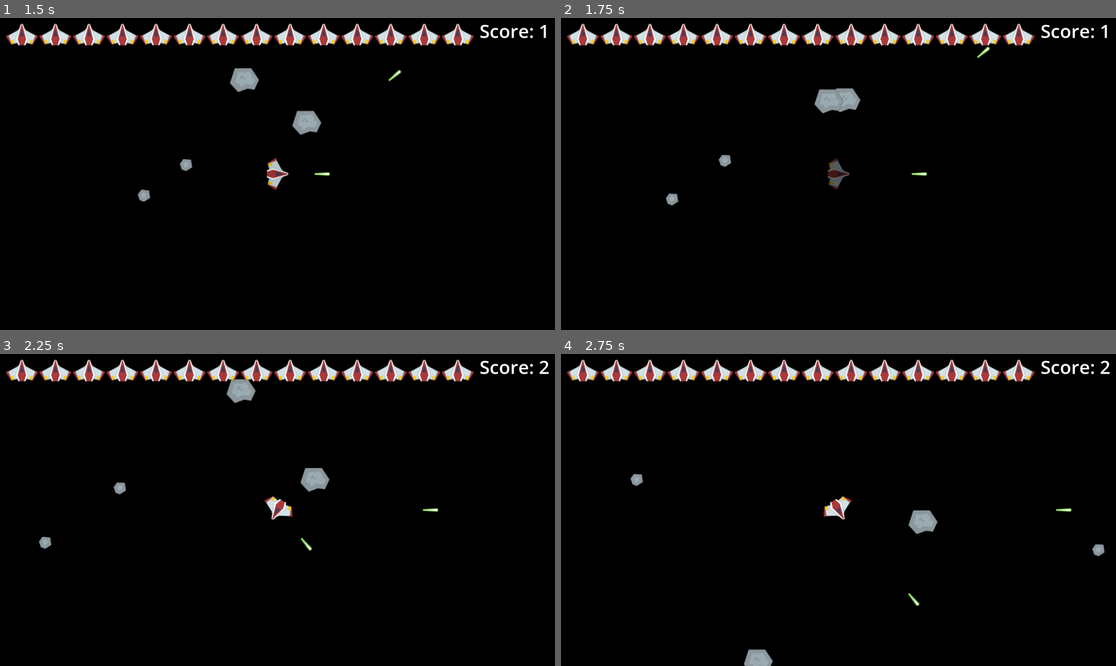
Above: before the commit, frames 1-4 (two rows, left to right).
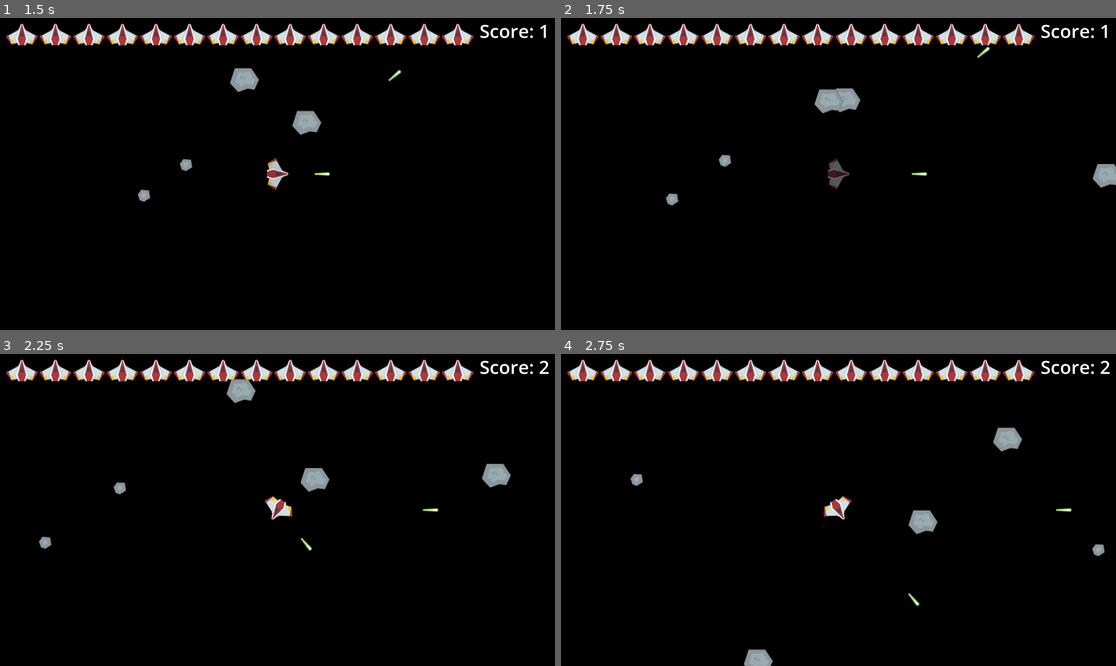
Above: after the commit, the same moments.

Repository: Dripcoding/godot-asteroids
Game: Godot game, scene res://game.tscn
Two runs of this game, one before a commit and one after it. Both use one fixed random seed, a clock stepped at 60 frames per second and the inputs below.
Inputs:
- Up to frame 1 (1.5 s): hold D (right) 0.53-1.28 s; tap Space (shoot) at 0.6, 1.35 s; hold S (down) from 1.28 s (still down)
- Up to frame 2 (1.75 s): keep holding S (down)
- Up to frame 3 (2.25 s): release S (down) at 2.03 s; hold D (right) from 2.03 s (still down); tap Space (shoot) at 2.1 s
- Up to frame 4 (2.75 s): keep holding D (right)

Frame 1 is identical in both runs. In frame 2, 0.3% of the frame differs, in the area x 95-100%, y 46-55%; in frame 3, 0.3%, in the area x 86-93%, y 35-43%; in frame 4, 0.3%.

Commit message:
clean up

Diff:
--- a/asteroid.gd
+++ b/asteroid.gd
@@ -1,16 +1,16 @@
 extends Area2D
 
 
-@export var health: int = 3
+const sizes: Array[String] = ['big', 'med', 'small', 'tiny']
+const MAX_HEALTH: int = 3
+const SHIELD_SPAWN_BUFFER: float = 20.0
+const SHIELD_DEFLECT_SPREAD_DEG: float = 30.0
+
+@export var health: int = MAX_HEALTH
 @export var current_size: String = 'big'
 @export var color: String = 'Grey'
 @export var min_speed: float = 300.0
 @export var max_speed: float = 500.0
-
-
-const sizes: Array[String] = ['big', 'med', 'small', 'tiny']
-const SHIELD_SPAWN_BUFFER: float = 20.0
-const SHIELD_DEFLECT_SPREAD_DEG: float = 30.0
 
 
 var asteroid_scene: PackedScene = preload('res://asteroid.tscn')
@@ -76,7 +76,7 @@
 	is_hit = true
 	health -= 1
 	if health >= 0:
-		current_size = sizes[3 - health]
+		current_size = sizes[MAX_HEALTH - health]
 		if current_size != 'tiny':
 			spawn_children(area, shield)
 	# free asteroid that was hit
@@ -107,11 +107,11 @@
 		child.global_position = global_position
 		child.current_size = current_size
 		child.color = color
-		child.health = 3 - sizes.find(current_size)
+		child.health = MAX_HEALTH - sizes.find(current_size)
 		child.ignored_laser = laser
 
 		if shield != null:
-			var spread: float = deg_to_rad(SHIELD_SPAWN_BUFFER) * (1.0 if i == 0 else -1.0)
+			var spread: float = deg_to_rad(SHIELD_DEFLECT_SPREAD_DEG) * (1.0 if i == 0 else -1.0)
 			var dir: Vector2 = outward_dir.rotated(spread)
 			child.global_position = shield.global_position + dir * spawn_offset
 			child.velocity = dir
--- a/asteroid_spawner.gd
+++ b/asteroid_spawner.gd
@@ -1,7 +1,10 @@
 extends Timer
 
 
-var rng = RandomNumberGenerator.new()
+const SPAWN_EDGE_OFFSET: float = 50.0
+
+
+var rng: RandomNumberGenerator = RandomNumberGenerator.new()
 var asteroid_scene: PackedScene = preload('res://asteroid.tscn')
 var viewport_size: Vector2i = DisplayServer.window_get_size()
 
@@ -16,16 +19,12 @@
 	get_parent().add_child(new_asteroid)
 
 
-func stop_spawning() -> void:
-	%AsteroidSpawner.stop()
-
-
 func _get_random_edge_position() -> Vector2:
 	var sides: Array[String] = ['top', 'right', 'left', 'bottom']
-	var side: String = sides[rng.randi_range(0, sides.size() - 1)]
+	var side: String = sides.pick_random()
 
 	match side:
-		'top': return Vector2(rng.randf_range(0, viewport_size.x), -50)
-		'right': return Vector2(viewport_size.x + 50, rng.randf_range(0, viewport_size.y))
-		'left': return Vector2(-50, rng.randf_range(0, viewport_size.y))
+		'top': return Vector2(rng.randf_range(0, viewport_size.x), -SPAWN_EDGE_OFFSET)
+		'right': return Vector2(viewport_size.x + SPAWN_EDGE_OFFSET, rng.randf_range(0, viewport_size.y))
+		'left': return Vector2(-SPAWN_EDGE_OFFSET, rng.randf_range(0, viewport_size.y))
 		_: return Vector2(rng.randf_range(0, viewport_size.x), viewport_size.y + 50)
--- a/extra_life_powerup.gd
+++ b/extra_life_powerup.gd
@@ -2,6 +2,6 @@
 
 
 func _on_body_entered(body: Node2D) -> void:
-	if (body.has_method('gain_life')):
+	if body.has_method('gain_life'):
 		body.gain_life()
 	queue_free()
--- a/game.gd
+++ b/game.gd
@@ -1,9 +1,13 @@
 extends Node2D
 
 
-var ship_scene: CompressedTexture2D = preload('res://PNG/playerShip2_red.png')
+const HEALTH_ICON_SIZE: Vector2 = Vector2(50.0, 50.0)
+
+
+var ship_scene: Texture2D = preload('res://PNG/playerShip2_red.png')
 var time_elapsed: float = 0
 var is_game_active: bool = true
+
 
 
 func _ready() -> void:
@@ -50,5 +54,5 @@
 	var ship_icon = TextureRect.new()
 	ship_icon.texture = ship_scene
 	ship_icon.stretch_mode = TextureRect.STRETCH_KEEP_ASPECT
-	ship_icon.custom_minimum_size = Vector2(50, 50)
+	ship_icon.custom_minimum_size = HEALTH_ICON_SIZE
 	return ship_icon
--- a/laser.gd
+++ b/laser.gd
@@ -13,12 +13,8 @@
 	position += Vector2.UP.rotated(global_rotation) * speed * delta
 
 
-func destroy() -> void:
+func _on_screen_exited() -> void:
 	queue_free()
-
-
-func _on_screen_exited() -> void:
-	destroy()
 
 func set_is_piercing(val: bool) -> void:
 	is_piercing = val
--- a/power_up_spawner.gd
+++ b/power_up_spawner.gd
@@ -13,7 +13,7 @@
 }
 
 
-var rng = RandomNumberGenerator.new()
+var rng: RandomNumberGenerator = RandomNumberGenerator.new()
 var viewport_size: Vector2i = DisplayServer.window_get_size()
 
 
@@ -22,7 +22,7 @@
 
 
 func _on_power_up_despawn_timer_timeout() -> void:
-	if (is_instance_valid(current_powerup)):
+	if is_instance_valid(current_powerup):
 		current_powerup.queue_free()
 	%PowerUpDespawnTimer.stop()
 
